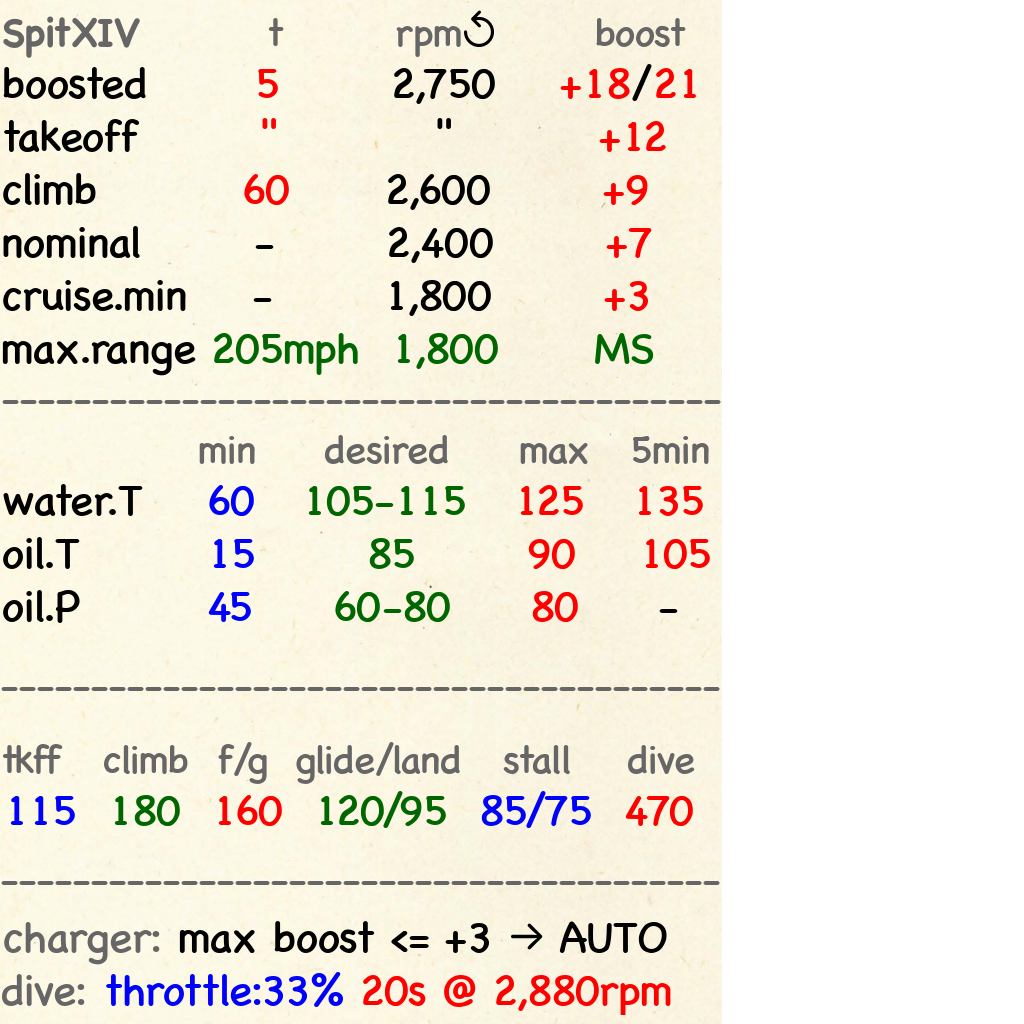
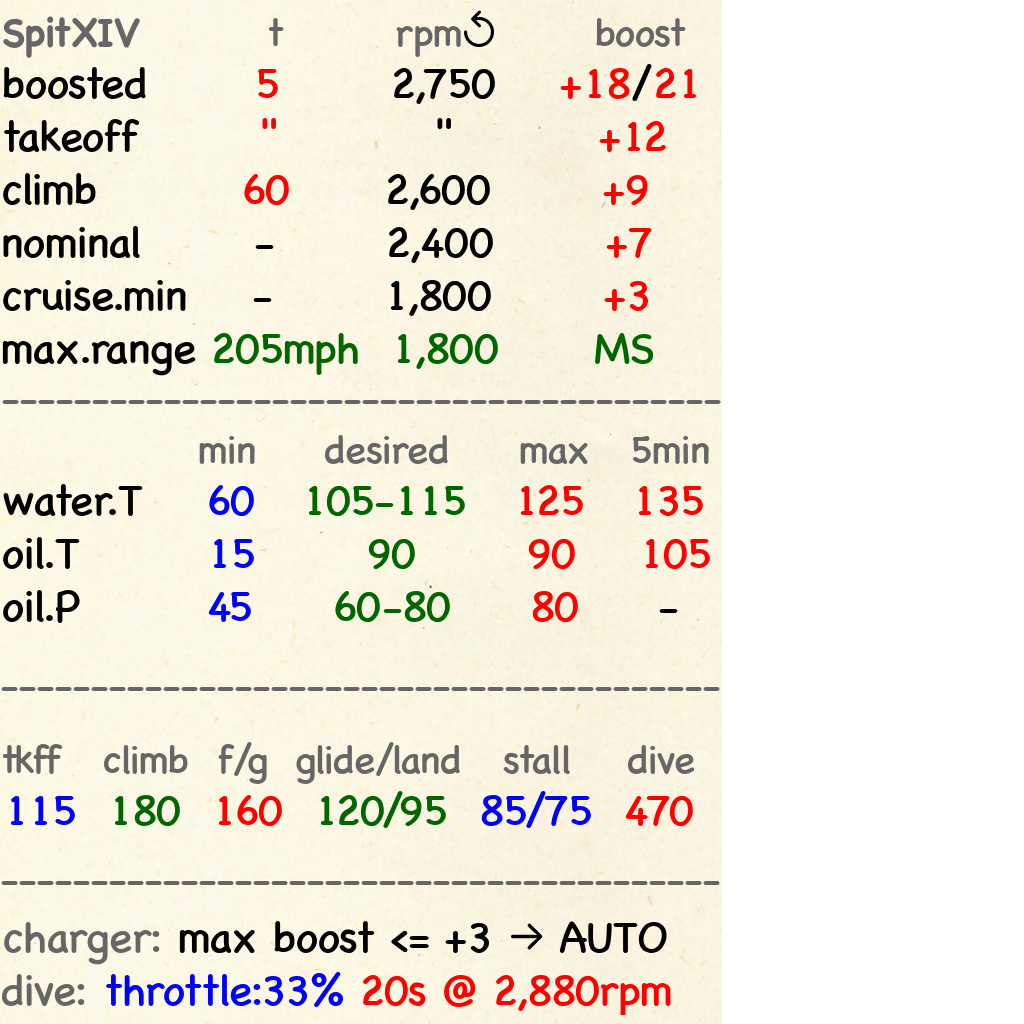
Comparing the layer stacks of the two 1024 × 1024 images. Changes:
painted on "min desired ..." over box(368, 538, 415, 569)
